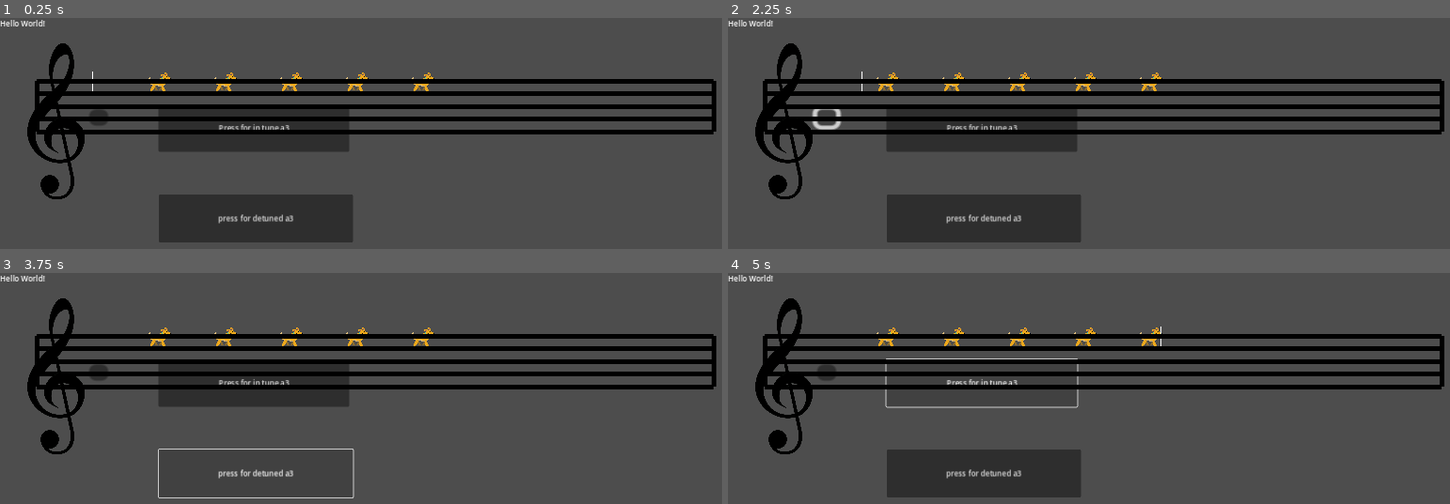
Above: before the commit, frames 1-4 (two rows, left to right).
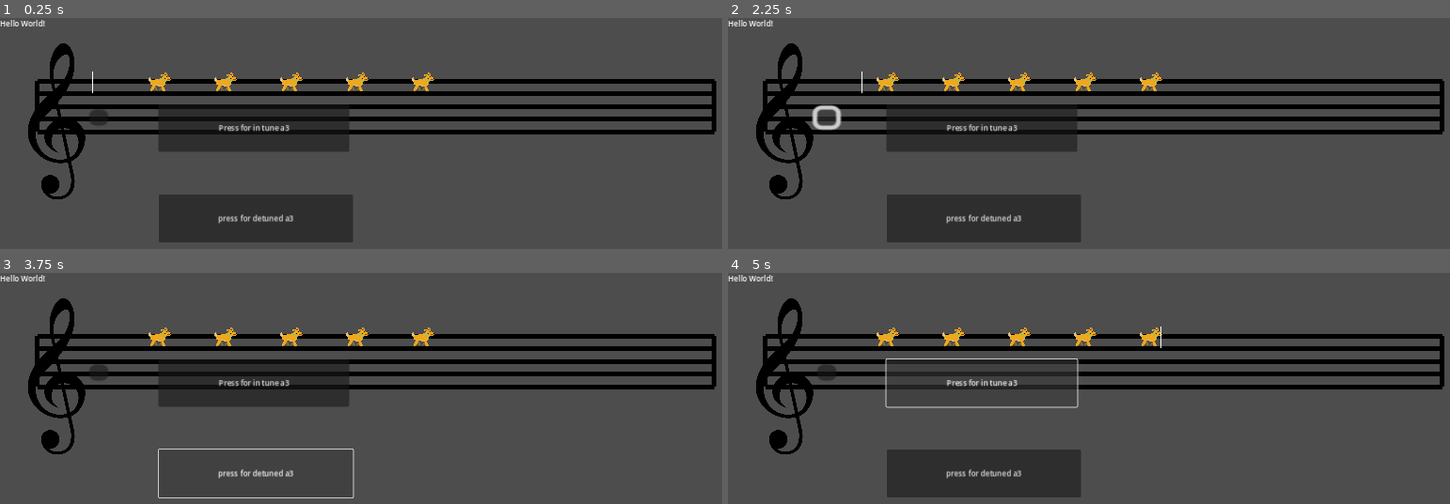
Above: after the commit, the same moments.

Repository: Sniggiho/COMP225-Reluna
Game: Godot game, scene res://Scenes/firstScene.tscn
Two runs of this game, one before a commit and one after it. Both use one fixed random seed, a clock stepped at 60 frames per second and the inputs below.
Inputs (mouse positions are in pixels of both pictures, inside the frame that each line leads up to):
- Up to frame 1 (0.25 s): no input
- Up to frame 2 (2.25 s): click (886, 82) at 0.52 s; click (886, 82) at 1.27 s; click (829, 117) at 2 s
- Up to frame 3 (3.75 s): click (101, 372) at 2.75 s; click "press for detuned a3" at 3.5 s
- Up to frame 4 (5 s): click "Press for in tune a3" at 4.25 s

The runs differ from the first frame. In frame 1, 0.5% of the frame differs, in the area x 3-99%, y 10-79%; in frame 2, 0.7%; in frame 3, 0.5%; in frame 4, 2.1%.

Commit message:
Level manager

Diff:
--- a/Project/Scenes/LevelManager/LevelManager.gd
+++ b/Project/Scenes/LevelManager/LevelManager.gd
@@ -1,14 +1,20 @@
 extends Node2D
 class_name LevelManager
+## The Level Manager manages the level (wow!).
+##
+## Handles the generation of the tune and then commands the tune creator
+## Checks the players input against the expected solution.
+##
+## The Level Manager will also be responsible for spawning the feedback window
 
-"""
-The Level Manager manages the level (wow!).
-Handles the generation of the tune and then commands the tune creator
-Checks the players input against the expected solution.
-"""
+## TODO
+@export var feedbackWindow : PackedScene
 
 @export var tuneCreator : TuneCreator
 var listOfNotes : Array
+
+## Will look like [0, 1, 0, 0, 1], where the 1 positions have detuned notes
+var listOfDetunedNotes : Array
 
 # Called when the node enters the scene tree for the first time.
 func _ready():
@@ -20,8 +26,18 @@
 func _process(delta):
 	pass
 
-"""
-Check
-"""
+## Compare the player's selected notes to the correct solution
 func check():
+	listOfNotes = tuneCreator.getListOfNotes()
+	var playersSelectedNotes : Array = tuneCreator.getSelectedNotes()
+
+	var correct : bool = true
+
+
+
+	if correct:
+		print("Yay you were correct!")
+	else:
+		print("Aw, you were incorrect :(")
+
 	pass
--- a/Project/Scenes/TuneCreator/TuneCreator.gd
+++ b/Project/Scenes/TuneCreator/TuneCreator.gd
@@ -57,6 +57,15 @@
 		_listOfNotes.append(note)
 		note.global_position = _pathFollower.position
 
+## Getter method for retrieving the list of notes
+func getListOfNotes() -> Array:
+	return _listOfNotes
+
+## Getter method for the set of notes the user has selected (i.e., that bad ones)
+func getSelectedNotes() -> Array:
+	return []
+	pass
+
 ## Remove all notes.
 func cleanup() -> void:
 	for note in _listOfNotes:
--- a/Project/Scenes/firstScene.tscn
+++ b/Project/Scenes/firstScene.tscn
@@ -14,6 +14,9 @@
 point_count = 2
 
 [node name="Main" type="Node2D"]
+
+[node name="MusicStaff" parent="." instance=ExtResource("5_bafn2")]
+position = Vector2(0, 0)
 
 [node name="TextureRect" type="TextureRect" parent="."]
 offset_right = 196.0
@@ -66,9 +69,6 @@
 offset_bottom = 203.0
 scale = Vector2(5, 4.28)
 
-[node name="MusicStaff" parent="." instance=ExtResource("5_bafn2")]
-position = Vector2(-1, 0)
-
 [connection signal="pressed" from="ButtonForDetuned" to="AudioStreamPlayer" method="_on_button_pressed"]
 [connection signal="pressed" from="ButtonForInTune" to="AudioStreamPlayer" method="_on_button_for_in_tune_pressed"]
 [connection signal="pressed" from="PlayButton" to="PlayBar" method="play"]
